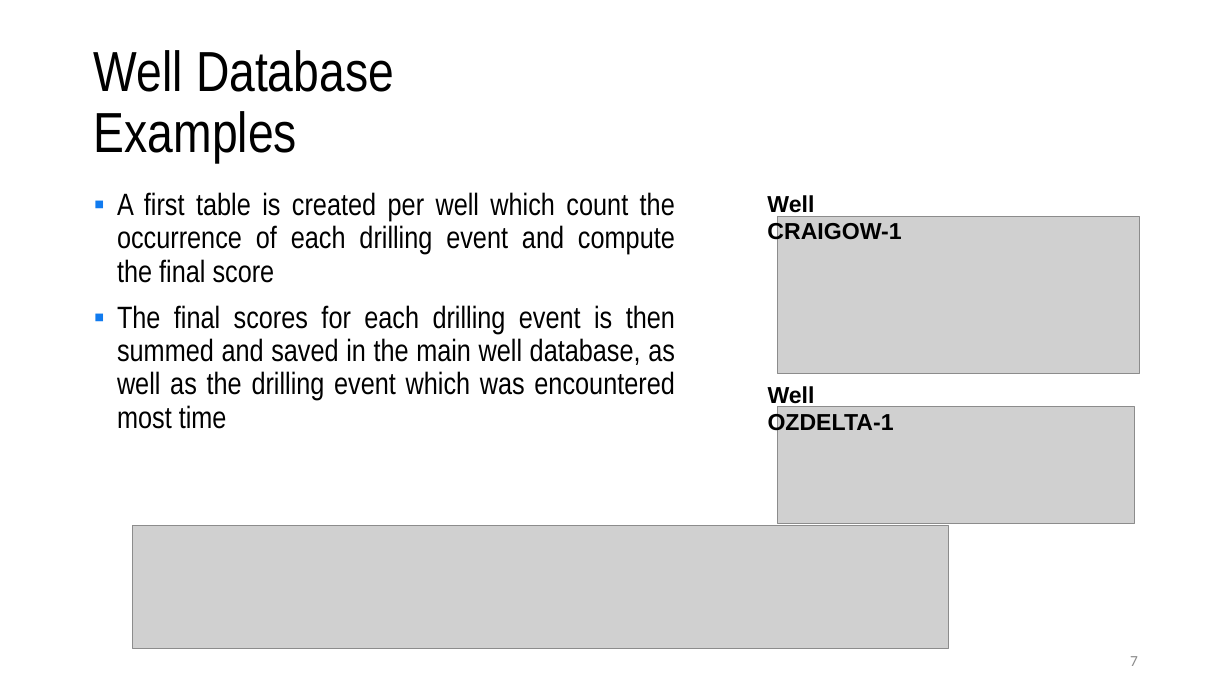
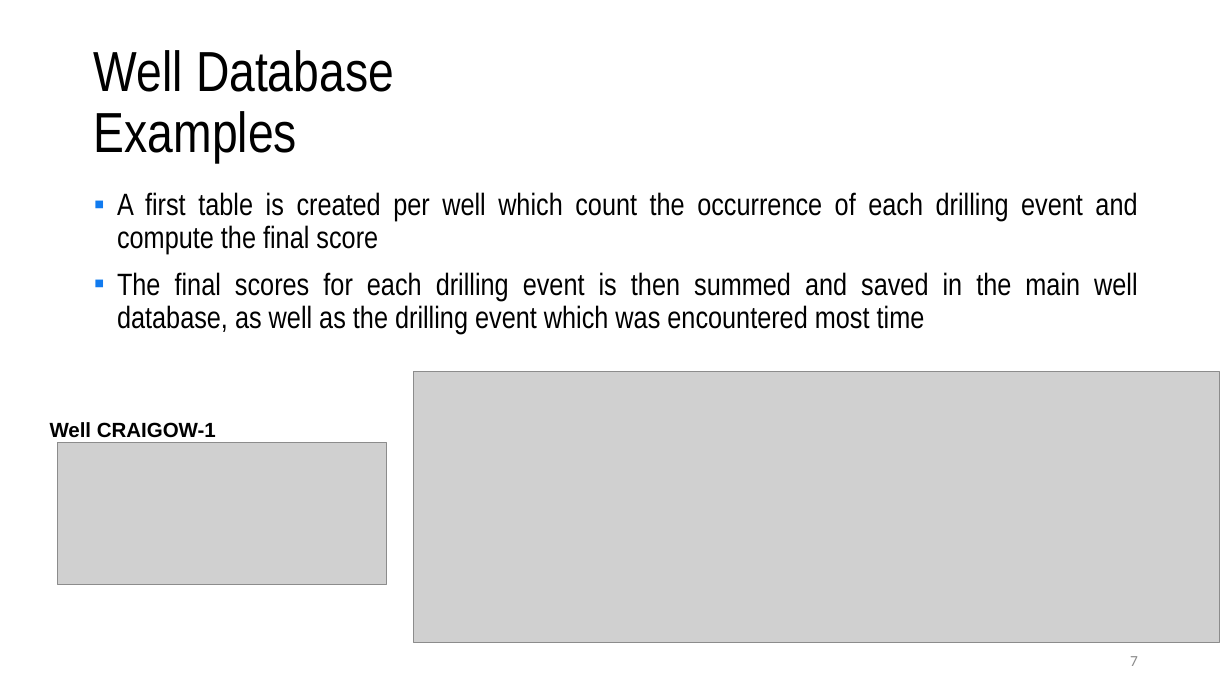
Before and after one commit to frenchie63/Proof_of_Concept, a slide deck: slide 7 of Presentation/Proof_of_concept.pptx. Drawn at 1232x693 pixels with LibreOffice and Linux fonts; fonts in the diff are those of the drawing; grey boxes stand for pictures; background and template pictures are left out. Boxes give left, top, right and bottom in pixels: in the first picture for what was removed or moved away, otherwise in the second. Text is boxed around its words. In the diff, an @@ line names an element or a change of style, - is before the commit and + after.

```diff
--- a/Presentation/Proof_of_concept.pptx
+++ b/Presentation/Proof_of_concept.pptx
@@ text "A first table is created ..." rewrapped from (117, 192, 675, 429) to (117, 192, 1137, 334) @@
@@ picture added at (413, 372, 1219, 642) @@
@@ text removed at (768, 386, 894, 436) @@
-Well OZDELTA-1
@@ text "Well CRAIGOW-1": place and size @@
-text "Well CRAIGOW-1" at (767, 195, 901, 245)
+text "Well CRAIGOW-1" at (50, 422, 216, 438)
@@ text "Well CRAIGOW-1" at (50, 422, 216, 438): size 18 to 16 pt @@
@@ picture removed at (778, 407, 1135, 523) @@
@@ picture: place and size @@
-picture at (778, 217, 1141, 374)
+picture at (58, 442, 386, 585)
@@ picture removed at (132, 526, 948, 649) @@
```
Also in this commit, not shown: 2 other slides changed, 1 slide added, 17 other files.
